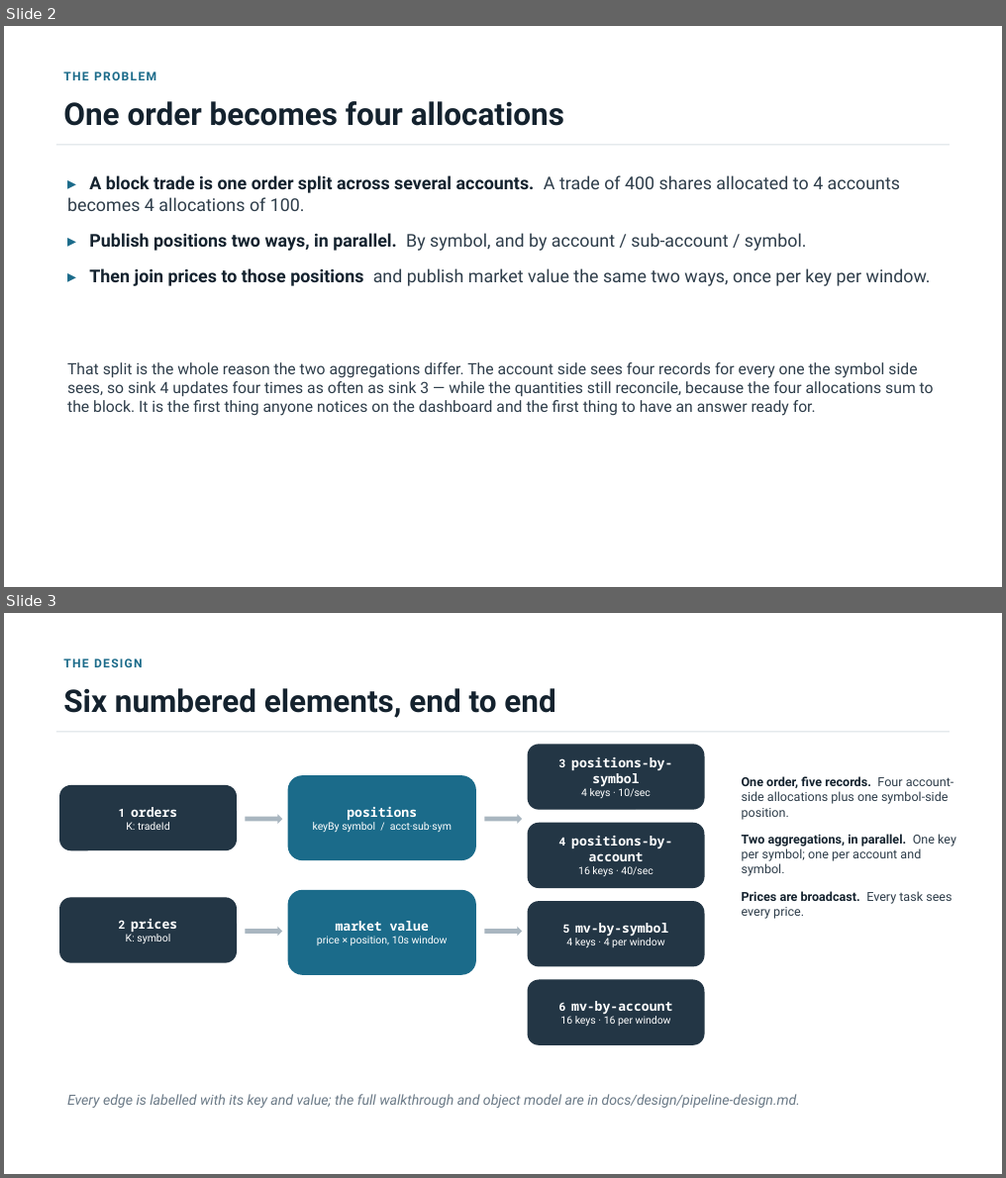
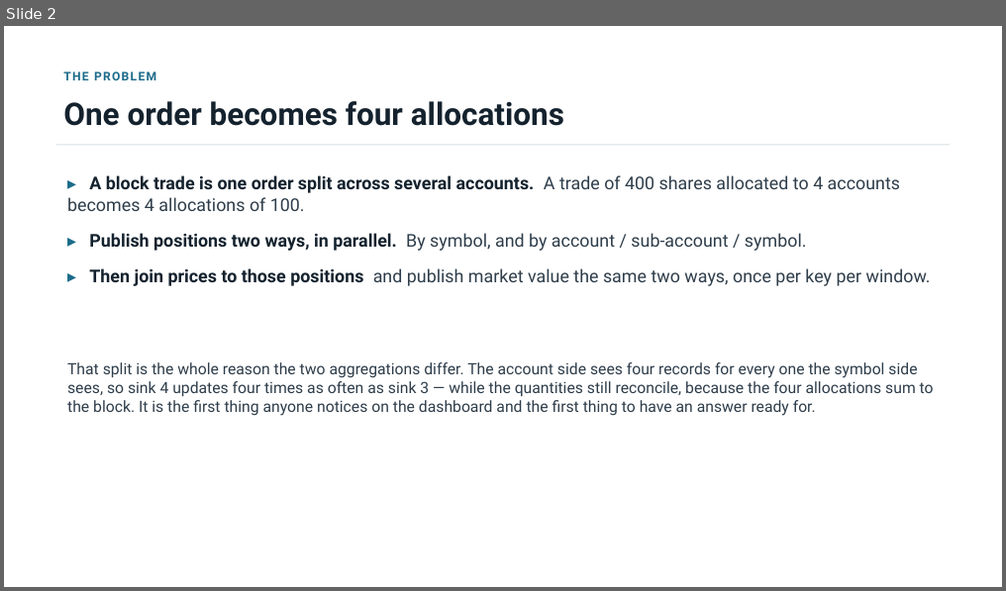
Before and after one commit to jimzucker/flink-training, a slide deck: docs/steps/step-13/final-demo-handout.pptx. Shown one above the other, each under a label of ours: slides 2 and 3 before the commit, slide 2 after it. The pictures are 1006x1178 and 1006x591 pixels, drawn with LibreOffice and Linux fonts; fonts in the diff are those of the drawing. Boxes give left, top, right and bottom in pixels: in the first picture for what was removed or moved away, otherwise in the second. Text is boxed around its words. In the diff, an @@ line names an element or a change of style, - is before the commit and + after.

```diff
--- a/docs/steps/step-13/final-demo-handout.pptx
+++ b/docs/steps/step-13/final-demo-handout.pptx
@@ slide 3 removed at <box>4,613,1002,1174</box>, background #FFFFFF @@
@@ text removed at <box>63,659,143,667</box> @@
-THE DESIGN
@@ text removed at <box>63,688,555,718</box> @@
-Six numbered elements, end to end
@@ rectangle removed at <box>56,731,949,732</box> @@
@@ rounded rectangle removed at <box>528,745,704,809</box> @@
-3 positions-by-symbol
-4 keys · 10/sec
@@ rounded rectangle removed at <box>60,786,236,851</box> @@
-1 orders
-K: tradeId
@@ rounded rectangle removed at <box>288,776,475,861</box> @@
-positions
-keyBy symbol / acct·sub·sym
@@ text removed at <box>742,776,956,919</box> @@
-One order, five records. Four account-side allocations plus one symbol-side position.
-Two aggregations, in parallel. One key per symbol; one per account and symbol.
-Prices are broadcast. Every task sees every price.
@@ right arrow removed at <box>245,814,282,823</box> @@
@@ right arrow removed at <box>484,814,522,823</box> @@
@@ rounded rectangle removed at <box>528,823,704,888</box> @@
-4 positions-by-account
-16 keys · 40/sec
@@ rounded rectangle removed at <box>60,898,236,962</box> @@
-2 prices
-K: symbol
@@ rounded rectangle removed at <box>288,891,475,974</box> @@
-market value
-price × position, 10s window
@@ rounded rectangle removed at <box>528,902,704,966</box> @@
-5 mv-by-symbol
-4 keys · 4 per window
@@ right arrow removed at <box>245,927,282,936</box> @@
@@ right arrow removed at <box>484,927,522,936</box> @@
@@ rounded rectangle removed at <box>528,980,704,1045</box> @@
-6 mv-by-account
-16 keys · 16 per window
@@ text removed at <box>67,1094,800,1108</box> @@
-Every edge is labelled with its key and value; the full walkthrough and object model are in docs/design/pipeline-design.md.
```
Also in this commit, not shown: 1 slide added, 7 other files.
